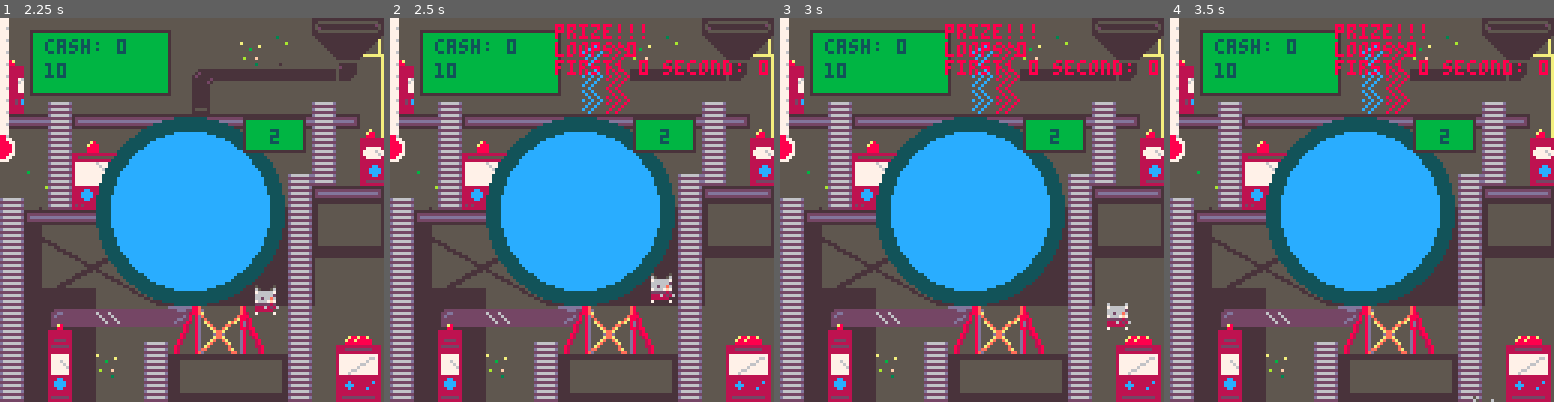
Above: before the commit, frames 1-4 (left to right).
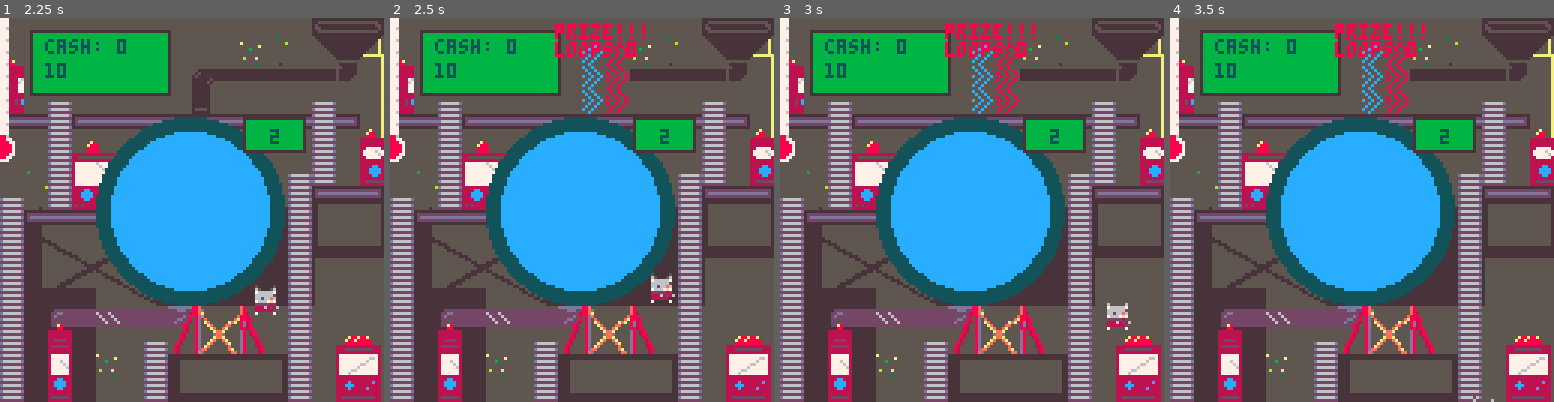
Above: after the commit, the same moments.

Repository: keatontate/gmtk-jam-2025
Game: PICO-8 cartridge src/loop-game.p8
The game is run twice, just before and just after one commit, with the same random seed, the same clock (stepped at 60 frames per second) and the same inputs.
Inputs:
- Up to frame 1 (2.25 s): tap X (X key) at 0.33, 1.07, 1.85 s; tap O (Z key) at 0.7, 1.7, 2.1 s; hold Right 1.6-2.1 s; hold Up from 2.15 s (still down)
- Up to frame 2 (2.5 s): release Up at 2.42 s; hold Right from 2.47 s (still down)
- Up to frame 3 (3 s): keep holding Right; tap O (Z key) at 2.5, 2.9 s; tap X (X key) at 2.97 s
- Up to frame 4 (3.5 s): release Right at 3.03 s; hold Left from 3.08 s (still down); tap O (Z key) at 3.3 s

Frame 1 is identical in both runs. In frame 2, 0.8% of the frame differs, in the area x 42-99%, y 10-15%; in frame 3, 0.8%; in frame 4, 0.8%.

Commit message:
Got loops going both ways

Diff:
--- a/src/loop-game.p8
+++ b/src/loop-game.p8
@@ -101,17 +101,17 @@
 00000000000000000000000000000000000000000000000000000000000000000000000000000000000000000000000000000000000000000000000000000000
 00000000000000000000000000000000000000000000000000000000000000000000000000000000000000000000000000000000000000000000000000000000
 00000000000000000000000000000000000000000000000000000000000000000000000000000000000000000000000000000000000000000000000000000000
-000000000000000000000000500500000d00d0000000000000000000000000000000000000000000000000000000000000000000000000000000000000000000
-0000000000000000000000000500500000d00d000000000000000000000000000000000000000000000000000000000000000000000000000000000000000000
-00000000000000000000000000500500d00d00d00000000000000000000000000000000000000000000000000000000000000000000000000000000000000000
-000000000000000000000000500500500d00d00d0000000000000000000000000000000000000000000000000000000000000000000000000000000000000000
-00000000000000000000000000500500d00d00d00000000000000000000000000000000000000000000000000000000000000000000000000000000000000000
-0000000000000000000000000500500000d00d000000000000000000000000000000000000000000000000000000000000000000000000000000000000000000
-000000000000000000000000500500000d00d0000000000000000000000000000000000000000000000000000000000000000000000000000000000000000000
-00000000000000000000000000500000d00d00000000000000000000000000000000000000000000000000000000000000000000000000000000000000000000
+000000000000000000000000500500000d00d00000050050000d00d0000000000000000000000000000000000000000000000000000000000000000000000000
+0000000000000000000000000500500000d00d000050050000d00d00000000000000000000000000000000000000000000000000000000000000000000000000
+00000000000000000000000000500500d00d00d0050050050d00d00d000000000000000000000000000000000000000000000000000000000000000000000000
+000000000000000000000000500500500d00d00d50050050d00d00d0000000000000000000000000000000000000000000000000000000000000000000000000
+00000000000000000000000000500500d00d00d0050050050d00d00d000000000000000000000000000000000000000000000000000000000000000000000000
+0000000000000000000000000500500000d00d000050050000d00d00000000000000000000000000000000000000000000000000000000000000000000000000
+000000000000000000000000500500000d00d00000050050000d00d0000000000000000000000000000000000000000000000000000000000000000000000000
+00000000000000000000000000500000d00d0000000050050000d00d000000000000000000000000000000000000000000000000000000000000000000000000
 __gff__
 0000000000000002000101010401000000000000000000020000000004000000000000000000000808040000040000000000000000000008080400040100000000000000000000080804000400000000000000000000000000000001000000000000000405000000000000000000000000000004050000000000000000000000
-0000000401000000000000000000000000000001000000000000000000000000000000408000000000000000000000000000000000000000000000000000000000000000000000000000000000000000000000000000000000000000000000000000000000000000000000000000000000000000000000000000000000000000
+0000000401000000000000000000000000000001000000000000000000000000000000408040800000000000000000000000000000000000000000000000000000000000000000000000000000000000000000000000000000000000000000000000000000000000000000000000000000000000000000000000000000000000
 __map__
 1b0000000000000000000021005657583c000000000000000000000000000000000000000000000000000000000000000000000000000000000000000000000000000000000000000000000000000000000000000000000000000000000000000000000000000000000000000000000000000000000000000000000000000000
 2b0000000000000000003032006667683c000000000000000000000000000000000000000000000000000000000000000000000000000000000000000000000000000000000000000000000000000000000000000000000000000000000000000000000000000000000000000000000000000000000000000000000000000000
--- a/src/prize.lua
+++ b/src/prize.lua
@@ -48,13 +48,24 @@
 function spawn_prize()
 
   -- set a prize indicator thing
-  mset(8, 1, 163)
-  mset(8, 2, 163)
-  mset(8, 3, 163)
+  if rnd() > 0.5 then
+    mset(8, 1, 163)
+    mset(8, 2, 163)
+    mset(8, 3, 163)
 
-  mset(9, 1, 164)
-  mset(9, 2, 164)
-  mset(9, 3, 164)
+    mset(9, 1, 164)
+    mset(9, 2, 164)
+    mset(9, 3, 164)
+
+  else
+    mset(8, 1, 166)
+    mset(8, 2, 166)
+    mset(8, 3, 166)
+
+    mset(9, 1, 165)
+    mset(9, 2, 165)
+    mset(9, 3, 165)
+  end
 
 end
 
@@ -78,6 +89,5 @@
   if prize_going then
     print("prize!!!", 55, 2, prize_color)
     print("loops:" .. prize_loops, 55, 8, prize_color)
-    print("first: " .. first_passes .. " second: " .. second_passes, 55, 14, prize_color)
   end
 end
